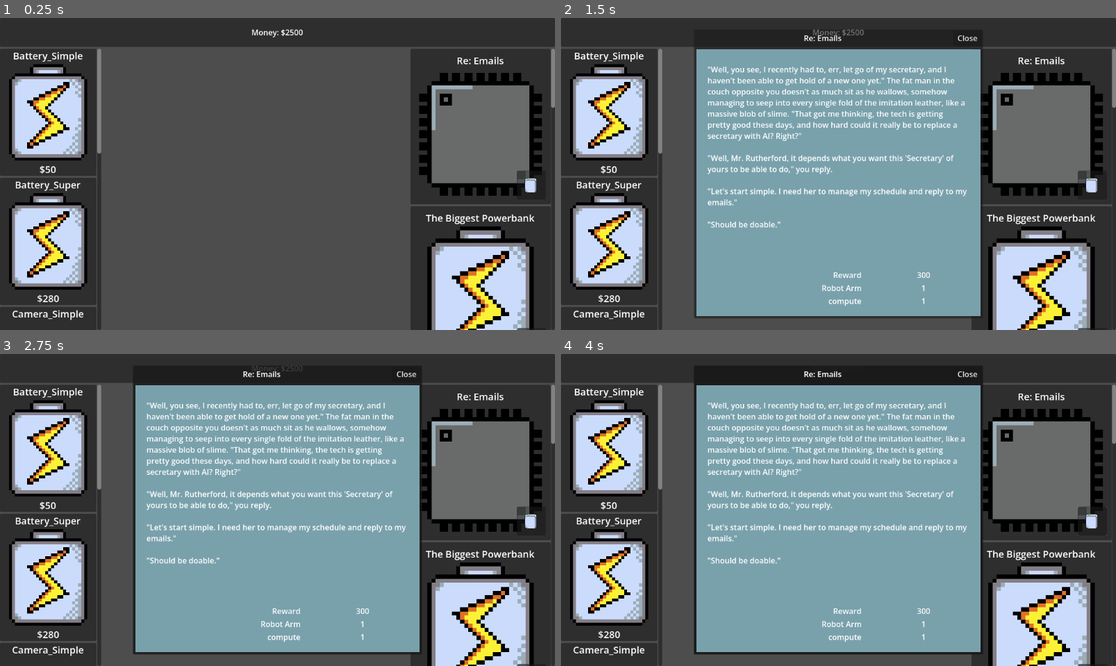
Above: before the commit, frames 1-4 (two rows, left to right).
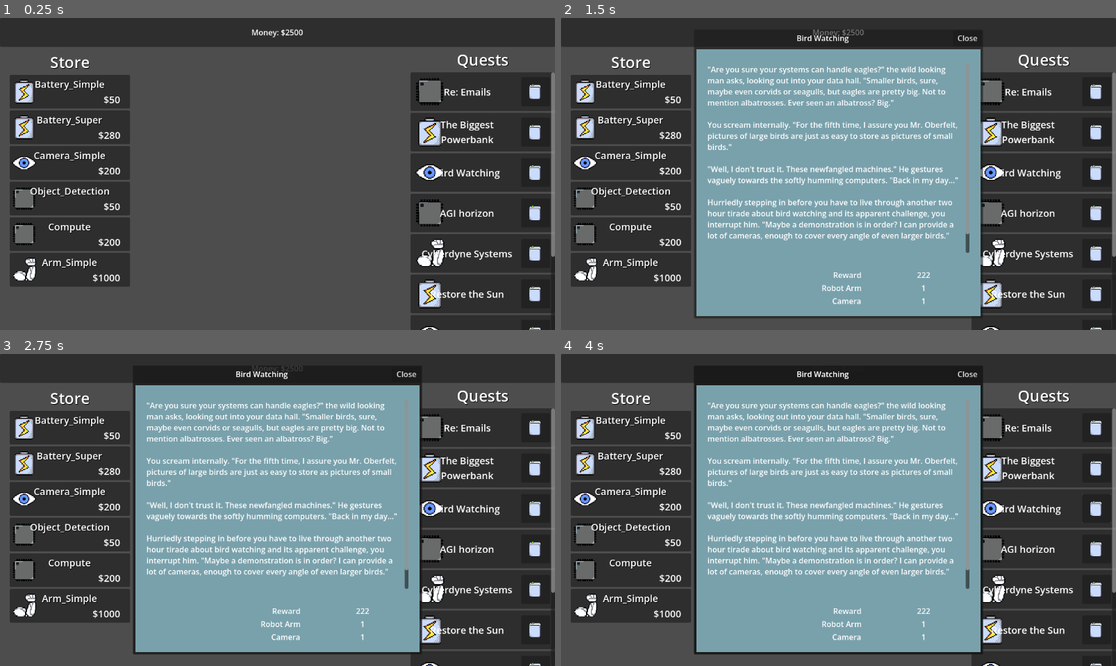
Above: after the commit, the same moments.

Repository: ARCsweden/GameJam2026SpringB
Game: Godot game, scene res://Scenes/Game/Game.tscn
Two runs of this game, one before a commit and one after it. Both use one fixed random seed, a clock stepped at 60 frames per second and the inputs below.
Inputs (mouse positions are in pixels of both pictures, inside the frame that each line leads up to):
- Up to frame 1 (0.25 s): no input
- Up to frame 2 (1.5 s): click (1093, 186) at 0.52 s; click (1093, 186) at 1.27 s
- Up to frame 3 (2.75 s): tap Enter at 2 s; drag from (49, 447) to (333, 441) at 2.02 s
- Up to frame 4 (4 s): tap Space at 2.75 s; drag from (610, 578) to (810, 572) at 2.77 s; tap Enter at 3.5 s; move the mouse to (1043, 463) at 3.52 s; hold Right (pan_right) from 3.53 s (still down); click (1043, 463) at 3.67 s

The runs differ from the first frame. In frame 1, 34% of the frame differs, in the area x 0-100%, y 9-100%; in frame 2, 40%, in the area x 0-100%, y 5-100%; in frame 3, 40%; in frame 4, 40%.

Commit message:
Cleanup of store/goal UI, making it more readable

Diff:
--- a/Scenes/Game/Store/goal_store_item_ui.tscn
+++ b/Scenes/Game/Store/goal_store_item_ui.tscn
@@ -8,7 +8,7 @@
 font_size = 20
 
 [node name="GoalStoreItemUI" type="PanelContainer" unique_id=1783544407]
-custom_minimum_size = Vector2(200, 200)
+custom_minimum_size = Vector2(300, 0)
 offset_right = 40.0
 offset_bottom = 40.0
 script = ExtResource("1_ml7nu")
@@ -20,24 +20,30 @@
 theme_override_constants/margin_right = 10
 theme_override_constants/margin_bottom = 10
 
-[node name="VBoxContainer" type="VBoxContainer" parent="MarginContainer" unique_id=1510626441]
+[node name="Texture" type="TextureRect" parent="MarginContainer" unique_id=173939847]
+unique_name_in_owner = true
+custom_minimum_size = Vector2(60, 0)
 layout_mode = 2
-
-[node name="Name" type="Label" parent="MarginContainer/VBoxContainer" unique_id=237646383]
-unique_name_in_owner = true
-layout_mode = 2
-size_flags_horizontal = 4
-size_flags_vertical = 0
-label_settings = SubResource("LabelSettings_ps5tp")
-
-[node name="Texture" type="TextureRect" parent="MarginContainer/VBoxContainer" unique_id=173939847]
-unique_name_in_owner = true
-layout_mode = 2
-size_flags_vertical = 3
+size_flags_horizontal = 0
+size_flags_vertical = 4
 texture = ExtResource("2_da1ho")
 expand_mode = 5
 
-[node name="StoryButton" type="Button" parent="MarginContainer" unique_id=1845789694]
+[node name="HBoxContainer" type="HBoxContainer" parent="MarginContainer" unique_id=274969820]
+layout_mode = 2
+
+[node name="Name" type="Label" parent="MarginContainer/HBoxContainer" unique_id=237646383]
+unique_name_in_owner = true
+custom_minimum_size = Vector2(200, 0)
+layout_mode = 2
+size_flags_horizontal = 6
+text = "Name"
+label_settings = SubResource("LabelSettings_ps5tp")
+horizontal_alignment = 1
+vertical_alignment = 1
+autowrap_mode = 2
+
+[node name="StoryButton" type="Button" parent="MarginContainer/HBoxContainer" unique_id=1845789694]
 unique_name_in_owner = true
 clip_contents = true
 custom_minimum_size = Vector2(60, 60)
@@ -47,4 +53,4 @@
 icon = ExtResource("3_ua2sd")
 icon_alignment = 1
 
-[connection signal="pressed" from="MarginContainer/StoryButton" to="." method="_on_story_button_pressed"]
+[connection signal="pressed" from="MarginContainer/HBoxContainer/StoryButton" to="." method="_on_story_button_pressed"]
--- a/Scenes/Game/Store/store_item_ui.tscn
+++ b/Scenes/Game/Store/store_item_ui.tscn
@@ -4,33 +4,50 @@
 
 [sub_resource type="LabelSettings" id="LabelSettings_ps5tp"]
 font_size = 20
+shadow_color = Color(0, 0, 0, 1)
 
 [sub_resource type="LabelSettings" id="LabelSettings_um6xf"]
 font_size = 20
 
 [node name="StoreItemUI" type="PanelContainer" unique_id=1783544407]
-custom_minimum_size = Vector2(200, 200)
+custom_minimum_size = Vector2(250, 0)
 offset_right = 40.0
 offset_bottom = 40.0
 script = ExtResource("1_0opp5")
 
-[node name="VBoxContainer" type="VBoxContainer" parent="." unique_id=1510626441]
+[node name="MarginContainer" type="MarginContainer" parent="." unique_id=246894823]
+layout_mode = 2
+theme_override_constants/margin_left = 5
+theme_override_constants/margin_top = 5
+theme_override_constants/margin_right = 5
+theme_override_constants/margin_bottom = 5
+
+[node name="TextureRect" type="TextureRect" parent="MarginContainer" unique_id=173939847]
+unique_name_in_owner = true
+custom_minimum_size = Vector2(50, 50)
+layout_mode = 2
+size_flags_horizontal = 0
+size_flags_vertical = 4
+expand_mode = 5
+
+[node name="VBoxContainer" type="VBoxContainer" parent="MarginContainer" unique_id=1510626441]
 layout_mode = 2
 
-[node name="Label2" type="Label" parent="VBoxContainer" unique_id=237646383]
+[node name="ItemName" type="Label" parent="MarginContainer/VBoxContainer" unique_id=237646383]
+unique_name_in_owner = true
 layout_mode = 2
 size_flags_horizontal = 4
 size_flags_vertical = 0
 label_settings = SubResource("LabelSettings_ps5tp")
 
-[node name="TextureRect" type="TextureRect" parent="VBoxContainer" unique_id=173939847]
+[node name="MarginContainer" type="MarginContainer" parent="MarginContainer/VBoxContainer" unique_id=855001365]
 layout_mode = 2
-size_flags_vertical = 3
-expand_mode = 5
+theme_override_constants/margin_right = 15
 
-[node name="Label" type="Label" parent="VBoxContainer" unique_id=646510233]
+[node name="PrizeLabel" type="Label" parent="MarginContainer/VBoxContainer/MarginContainer" unique_id=646510233]
+unique_name_in_owner = true
 layout_mode = 2
-size_flags_horizontal = 4
+size_flags_horizontal = 8
 size_flags_vertical = 8
 label_settings = SubResource("LabelSettings_um6xf")
 horizontal_alignment = 1
--- a/Scenes/UI/sidebars.tscn
+++ b/Scenes/UI/sidebars.tscn
@@ -24,12 +24,25 @@
 
 [node name="Store" type="MarginContainer" parent="." unique_id=2350805]
 layout_mode = 2
+theme_override_constants/margin_left = 20
+theme_override_constants/margin_top = 5
 
-[node name="ScrollContainer" type="ScrollContainer" parent="Store" unique_id=1837228376]
-custom_minimum_size = Vector2(210, 0)
+[node name="VBoxContainer" type="VBoxContainer" parent="Store" unique_id=2116988652]
 layout_mode = 2
 
-[node name="StoreGrid" type="GridContainer" parent="Store/ScrollContainer" unique_id=544246150]
+[node name="Label" type="Label" parent="Store/VBoxContainer" unique_id=679936173]
+layout_mode = 2
+theme_override_colors/font_shadow_color = Color(0, 0, 0, 1)
+theme_override_font_sizes/font_size = 32
+text = "Store"
+horizontal_alignment = 1
+
+[node name="ScrollContainer" type="ScrollContainer" parent="Store/VBoxContainer" unique_id=1837228376]
+custom_minimum_size = Vector2(250, 0)
+layout_mode = 2
+size_flags_vertical = 3
+
+[node name="StoreGrid" type="GridContainer" parent="Store/VBoxContainer/ScrollContainer" unique_id=544246150]
 layout_mode = 2
 script = ExtResource("8_43ur1")
 store_item_scene = ExtResource("9_6ptox")
@@ -39,11 +52,22 @@
 layout_mode = 2
 size_flags_horizontal = 10
 
-[node name="ScrollContainer" type="ScrollContainer" parent="GoalStore" unique_id=1151201094]
+[node name="VBoxContainer" type="VBoxContainer" parent="GoalStore" unique_id=660642458]
+layout_mode = 2
+
+[node name="Label" type="Label" parent="GoalStore/VBoxContainer" unique_id=1782828496]
+layout_mode = 2
+theme_override_colors/font_shadow_color = Color(0, 0, 0, 1)
+theme_override_font_sizes/font_size = 32
+text = "Quests"
+horizontal_alignment = 1
+
+[node name="ScrollContainer" type="ScrollContainer" parent="GoalStore/VBoxContainer" unique_id=1151201094]
 custom_minimum_size = Vector2(300, 0)
 layout_mode = 2
+size_flags_vertical = 3
 
-[node name="GoalStoreGrid" type="GridContainer" parent="GoalStore/ScrollContainer" unique_id=1345384772]
+[node name="GoalStoreGrid" type="GridContainer" parent="GoalStore/VBoxContainer/ScrollContainer" unique_id=1345384772]
 layout_mode = 2
 script = ExtResource("17_xo0gq")
 goal_store_item_scene = ExtResource("18_lu8f2")
--- a/Scripts/GUI/StoreItemUI.gd
+++ b/Scripts/GUI/StoreItemUI.gd
@@ -3,17 +3,15 @@
 
 var module_data: ModuleData
 
-# Let's pretend you added an @onready var icon = $TextureRect and price_label = $Label
-
-@onready var icon_rect: TextureRect = $VBoxContainer/TextureRect # Adjust path if needed
-@onready var price_label: Label = $VBoxContainer/Label
-@onready var item_name: Label = $VBoxContainer/Label2          # Adjust path if needed
+@onready var icon_rect: TextureRect = %TextureRect
+@onready var price_label: Label = %PrizeLabel
+@onready var item_name: Label = %ItemName
 
 func setup(data: ModuleData) -> void:
 	module_data = data
 	icon_rect.texture = data.icon
 	price_label.text = "$" + str(data.cost)
-	item_name.text = str(data.module_name)
+	item_name.text = data.module_name
 	# icon.texture = data.icon # (If you add an icon variable to ModuleData later!)
 	# price_label.text = "$" + str(data.cost)
 # This listens for raw inputs directly on the UI element
